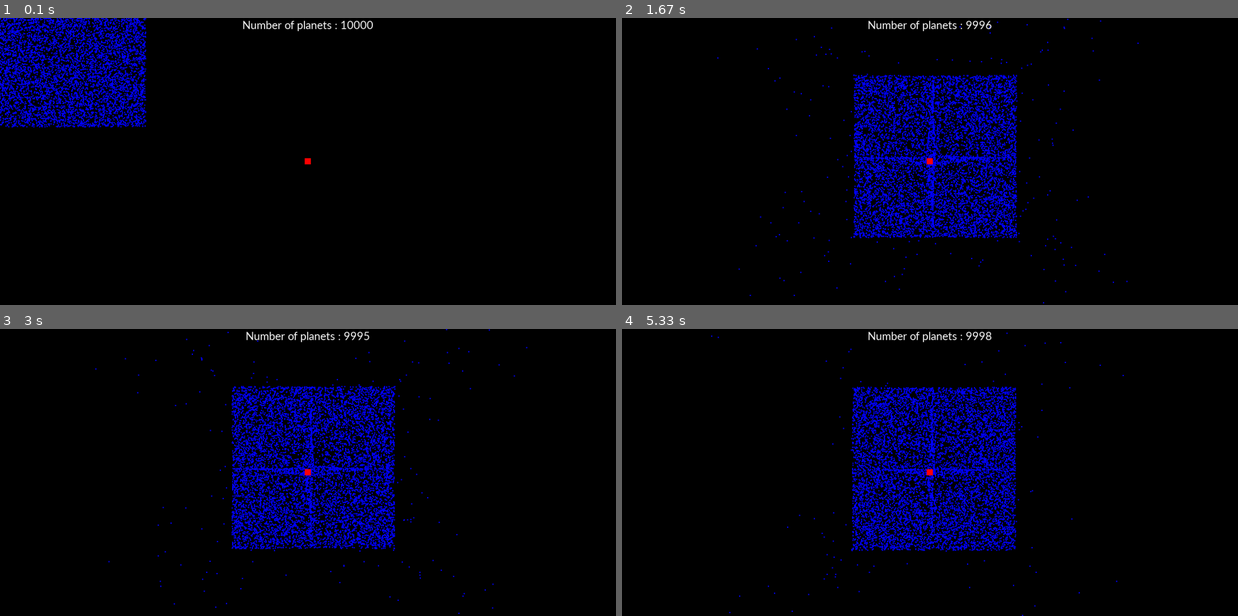
Above: before the commit, frames 1-4 (two rows, left to right).
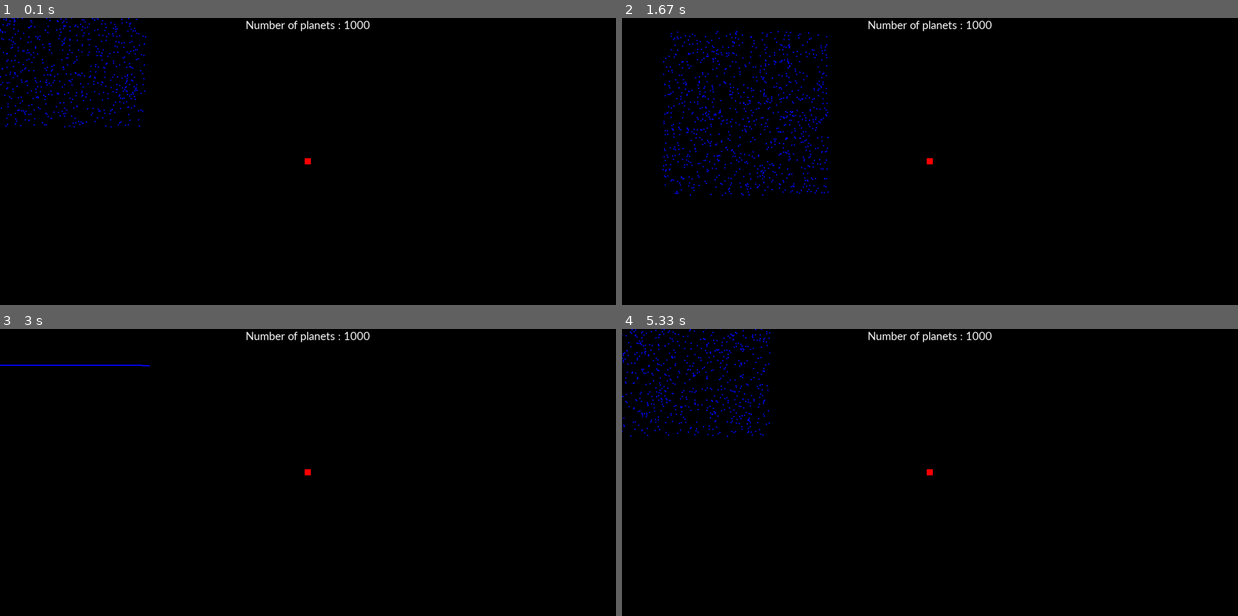
Above: after the commit, the same moments.

Repository: Manan-200/Python
Game: pygame game, started from Random_programs/gravity.py
Two runs of this game, one before a commit and one after it. Both use one fixed random seed, a clock stepped at 60 frames per second and the inputs below.
Inputs (mouse positions are in pixels of both pictures, inside the frame that each line leads up to):
- Up to frame 1 (0.1 s): no input
- Up to frame 2 (1.67 s): click (677, 78) at 0.38 s; tap Space at 0.67, 1.4 s; click (739, 118) at 1.05 s
- Up to frame 3 (3 s): tap Space at 1.7, 1.9, 2.23, 2.53, 2.73 s
- Up to frame 4 (5.33 s): tap Space at 3.03, 3.3, 3.63, 3.93, 4.07, 4.47, 4.77, 5.13 s

The runs differ from the first frame. In frame 1, 5.9% of the frame differs, in the area x 0-61%, y 0-39%; in frame 2, 11%, in the area x 6-84%, y 0-100%; in frame 3, 10%; in frame 4, 11%.

Commit message:
Added focussing on a planet and persistence

Diff:
--- a/Random_programs/gravity.py
+++ b/Random_programs/gravity.py
@@ -1,4 +1,5 @@
-import pygame, random
+import pygame
+import random
 
 pygame.font.init()
 
@@ -6,18 +7,20 @@
 fps = 120
 xi, yi = 50, -50
 x_vel, y_vel, vel = xi, yi, 0
-counter = 0
-planet_mass = 100
+counter, counter_1 = 0, 0
+planet_mass = 1
 star_mass = 18*(10**15) * 3
 G = 6.67 * 10 ** (-11)
 R = 0
 pos_x_list, pos_y_list = [], []
 planet_list = []
-planets = 10000
+planets = 1000
 barriers = False
 movable = False
+focussed = False
 
-stats_font = pygame.font.SysFont("calibri", 30)
+stats_font = pygame.font.SysFont("calibri", 20)
+planets_font = pygame.font.SysFont("calibri", 30)
 
 clock = pygame.time.Clock()
 
@@ -64,29 +67,32 @@
         planet = Planet(width/10 + random.randrange(-200, 200), height/10 + random.randrange(-200, 200), 3, 3, planet_mass)
         planet_list.append(planet)
 
-def randomize_coords():
-    global c1, c2, c3, c4
-    c1 = pygame.mouse.get_pos()[0] + random.randrange(-200, 200), pygame.mouse.get_pos()[1] + random.randrange(-200, 200) #Square at mouse
-    c2 = width/10 + random.randrange(-200, 200), height/10 + random.randrange(-200, 200) #Square at top left
-    c3 = width/2 + random.randrange(-200, 200), height/2 + random.randrange(-200, 200) #Square at center
-    c4 = width/10 + random.randrange(-200, 200), 100 #Line at top left
+pygame.mouse.set_pos(width/2, height/2)
 
-randomize_coords()
-
-while True:
+running = True
+while running:
 
     for event in pygame.event.get():
         if event.type == pygame.QUIT:
-            quit()
+            running = False
+
         #Resetting the variables
         if event.type == pygame.KEYDOWN:
             if event.key == pygame.K_SPACE:
                 planet_list = []
                 vel = 0
                 pos_x_list, pos_y_list = [], []
+                focussed = False
+                c = random.choice([1, 2, 3, 4])
                 for i in range(planets):
-                    randomize_coords()
-                    coords = c3
+                    if c == 1:
+                        coords = pygame.mouse.get_pos()[0] + random.randrange(-200, 200), pygame.mouse.get_pos()[1] + random.randrange(-200, 200)
+                    elif c == 2:
+                        coords = width/10 + random.randrange(-200, 200), height/10 + random.randrange(-200, 200)
+                    elif c == 3:
+                        coords = width/2 + random.randrange(-200, 200), height/2 + random.randrange(-200, 200)
+                    elif c == 4:
+                        coords = width/10 + random.randrange(-200, 200), 100
                     planet = Planet(coords[0], coords[1], 3, 3, planet_mass)
                     planet_list.append(planet)
 
@@ -104,11 +110,13 @@
         star = Star(width/2 - (15/2), height/2 - (15/2), 15, 15, star_mass)
         #star = Star(width - width/5 - (15/2), height - height/5 - (15/2), 15, 15, star_mass)
 
+    #Drawing the star
+    star.draw()
+
     for planet in planet_list:
 
-        #Drawing planet and star
+        #Drawing planet
         planet.draw()
-        star.draw()
 
         #Calculating distance, acceleration and force
         R = get_distance(star.x + star.w//2, star.y + star.h//2, planet.x + planet.w//2, planet.y + planet.h//2)
@@ -119,15 +127,6 @@
         #Removing planet if it goes too far
         if accl_x < 0.01 and accl_y < 0.01:
             planet_list.remove(planet)
-
-        #Calculating velocity
-        pos_x_list.append(planet.x)
-        pos_y_list.append(planet.y)
-        if len(pos_x_list) > 3 and len(pos_y_list) > 3:
-            pos_x_list.remove(pos_x_list[0])
-            pos_y_list.remove(pos_y_list[0])
-        if len(pos_x_list) >= 2 and len(pos_y_list) >= 2:
-            vel = round(get_distance(pos_x_list[-1], pos_y_list[-1], pos_x_list[-2], pos_y_list[-2]))
 
         #Calculating sign convention of acceleration
         if (star.x + star.w/2) - (planet.x + planet.w/2) < 0:
@@ -154,10 +153,47 @@
         planet.move_x(planet.x_vel/fps)
         planet.move_y(planet.y_vel/fps)
 
-        #Displaying statistics
-        """stats_text = stats_font.render((f"x_vel : {round(x_vel)} pixels/s ; y_vel : {round(y_vel)} pixels/s ; distance : {round(R)} m ; velocity : {vel} m/s"), 1, (255, 255, 255))
-        win.blit(stats_text, (width/2 - stats_text.get_width()/2, 0))"""
-    planet_text = stats_font.render((f"Number of planets : {len(planet_list)}"), 1, (255, 255, 255))
+    #Displaying stats 1
+    planet_text = planets_font.render((f"Number of planets : {len(planet_list)}"), 1, (255, 255, 255))
     win.blit(planet_text, (width/2 - planet_text.get_width()/2, 0))
 
+    #Focusing on a single planet
+    #Choosing a planet when clicking on it
+    for planet in planet_list:
+        if event.type == pygame.MOUSEBUTTONDOWN:
+            mouse_pos = pygame.mouse.get_pos()
+            if mouse_pos[0] > planet.x - 5 and mouse_pos[0] < planet.x + planet.w + 5 and mouse_pos[1] > planet.y - 5 and mouse_pos[1] < planet.y + planet.h + 5:
+                pos_x_list.clear()
+                pos_y_list.clear()
+                focused_planet = planet
+                focussed = True
+                break
+    if focussed:
+        #Drawing planet outline and line
+        pygame.draw.rect(win, (255, 255, 255), (focused_planet.x - 1, focused_planet.y - 1, focused_planet.w + 1, focused_planet.h + 1), 1)
+        pygame.draw.line(win, (255, 255, 255), (focused_planet.x + focused_planet.w/2, focused_planet.y + focused_planet.h/2), (star.x + star.w/2, star.y + star.h/2), 1)
+
+        #Calculating velocity
+        pos_x_list.append(focused_planet.x)
+        pos_y_list.append(focused_planet.y)
+        if len(pos_x_list) > 1000 and len(pos_y_list) > 1000:
+            pos_x_list.remove(pos_x_list[0])
+            pos_y_list.remove(pos_y_list[0])
+        if len(pos_x_list) >= 2 and len(pos_y_list) >= 2:
+            vel = round(get_distance(pos_x_list[-1], pos_y_list[-1], pos_x_list[-2], pos_y_list[-2]) * fps)
+
+        #Drawing focussed planet's path
+        while counter_1 != len(pos_x_list) and counter_1 != len(pos_y_list):
+            x = round(pos_x_list[counter_1])
+            y = round(pos_y_list[counter_1])
+            n = counter_1 * 255/len(pos_x_list)
+            win.set_at((x, y), (n, n, n))
+            counter_1 += 1
+        counter_1 = 0
+
+        #Displaying stats 2
+        dist = get_distance(star.x + star.w//2, star.y + star.h//2, focused_planet.x + focused_planet.w//2, focused_planet.y + focused_planet.h//2)
+        stats_text = stats_font.render((f"distance : {round(dist)}m ; Instantaneous velocity : {round(vel)}m/s"), 1, (255, 255, 255))
+        win.blit(stats_text, (width/2 - stats_text.get_width()/2, planet_text.get_height()))
+
     pygame.display.update()
